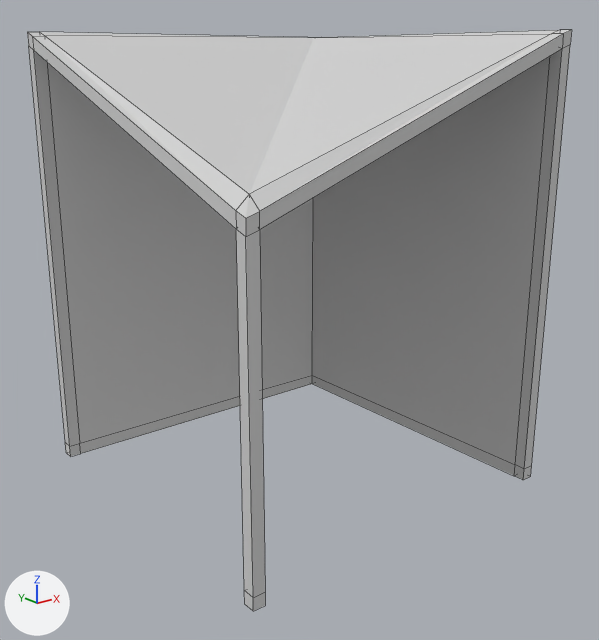
One commit to the OBJ model data/mesh/salle/salle_angle.obj: the scene before it, then after it.
Rendered twice from a 50 mm lens placed at (-2.8, -3.58, 0.89), pointed at (-0.02, -0.1, -0.5). The lights are fixed; the arrows at lower left show +X, +Y and +Z. Mesh edges are drawn as thin lines. Where no turn or scale is listed for an object, it has been applied to the vertices. Vertices at the same position are counted once.
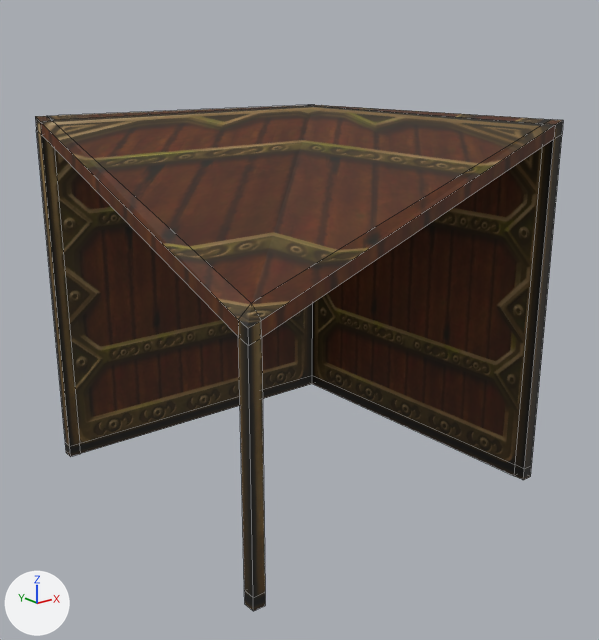
Location of each change, [x1, y1, x2, y2] in pixels of the pictures (599 x 640 px; the box of a moved part takes in the faces that stretch with it):
'Cube', surface changed, reshaped (grey to brown, 13% shorter)
    before: [27, 30, 572, 611]
    after: [35, 105, 563, 611]
part 1 of me_cube, moved or reshaped
    before: [27, 30, 572, 597]
    after: [35, 105, 563, 597]
part 2 of me_cube, recoloured (grey to black)
    both: [65, 375, 531, 611]

What changed in the scene script:
```text
Add img_bois_jpg:
    img_bois_jpg = load_image('bois.jpg', '../../textures/salle/bois.jpg', 480, 480, 'sRGB')
Change mat_material:
    remove mat_material.base_color = (0.64, 0.64, 0.64)  # light grey #d1d1d1
    add mat_material.texture = img_bois_jpg
Add mat_material_bois_jpg:
    mat_material_bois_jpg = principled_material('Material_bois.jpg')
    mat_material_bois_jpg.texture = img_bois_jpg
    mat_material_bois_jpg.roughness = 0.69
Change me_cube:
    used by ob_cube; location = (0.0, 0.0, 0.0)
    remove me_cube.from_pydata(...)  # 64 vertices, 66 faces; spans x -1.0..1.0, y -1.0..1.0, z -1.44..1.04
    add me_cube.from_pydata(...)  # 64 vertices, 66 faces; spans x -1.0..1.0, y -1.0..1.0, z -1.44..0.6
    me_cube part 1: all 32 vertices in x -1.0..1.0, y -1.0..1.0, z 0.24..1.04 are moved by (0.0, 0.0, -0.44)
    me_cube part 2: 28 faces spanning x -1.0..1.0, y -1.0..1.0, z -1.44..0.6 switch from mat_material (light grey #d1d1d1) to mat_material_bois_jpg (picture img_bois_jpg)
```
